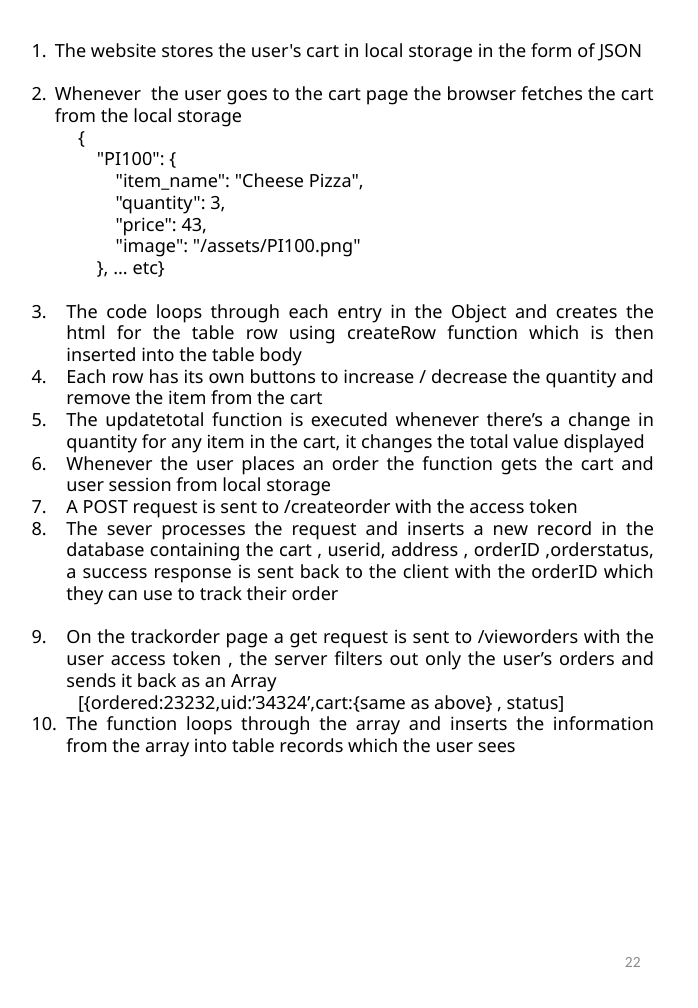
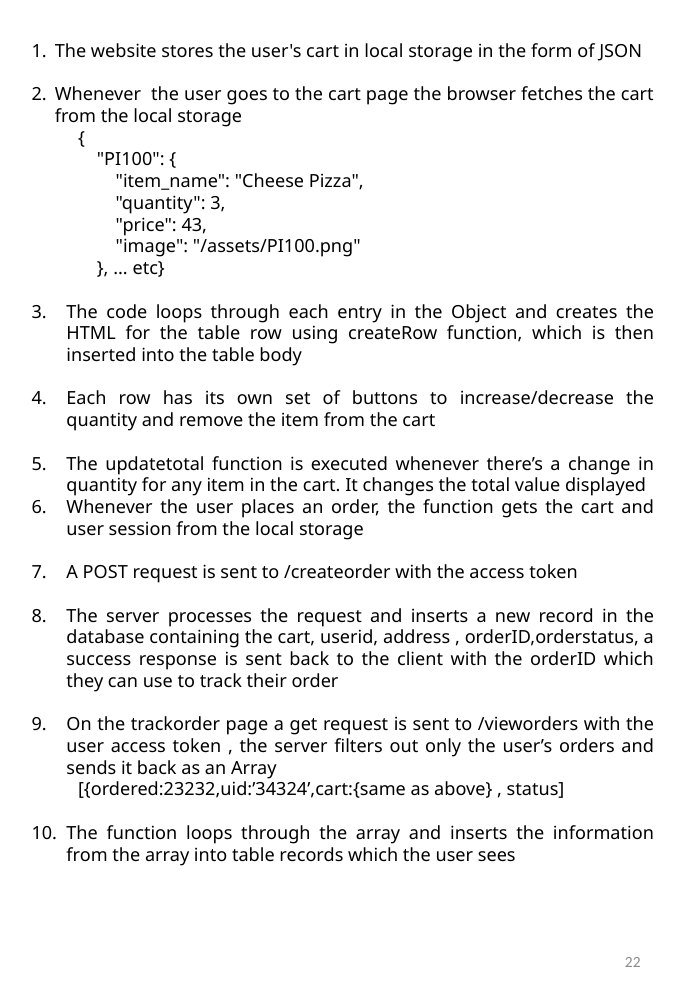
Before and after one commit to Agentgilspy/Food-Ordering-Website, a slide deck: slide 24 of ICT-171 Documentation.pptx. Drawn at 698x1008 pixels with LibreOffice and Linux fonts; fonts in the diff are those of the drawing. Boxes give left, top, right and bottom in pixels: in the first picture for what was removed or moved away, otherwise in the second. Text is boxed around its words. In the diff, an @@ line names an element or a change of style, - is before the commit and + after.

```diff
--- a/ICT-171 Documentation.pptx
+++ b/ICT-171 Documentation.pptx
@@ text at [66,304,654,540]: text changed @@
-3. The code loops through each entry in the Object and creates the html for the table row using createRow function which is then inserted into the table body
-4. Each row has its own buttons to increase / decrease the quantity and remove the item from the cart
-5. The updatetotal function is executed whenever there’s a change in quantity for any item in the cart, it changes the total value displayed
-6. Whenever the user places an order the function gets the cart and user session from local storage
+3. The code loops through each entry in the Object and creates the HTML for the table row using createRow function, which is then inserted into the table body
+4. Each row has its own set of buttons to increase/decrease the quantity and remove the item from the cart
+5. The updatetotal function is executed whenever there’s a change in quantity for any item in the cart. It changes the total value displayed
+6. Whenever the user places an order, the function gets the cart and user session from the local storage
@@ text at [66,608,654,692]: text changed @@
-8. The sever processes the request and inserts a new record in the database containing the cart , userid, address , orderID ,orderstatus, a success response is sent back to the client with the orderID which they can use to track their order
+8. The server processes the request and inserts a new record in the database containing the cart, userid, address , orderID,orderstatus, a success response is sent back to the client with the orderID which they can use to track their order
```
Also in this commit, not shown: 2 other slides changed.
